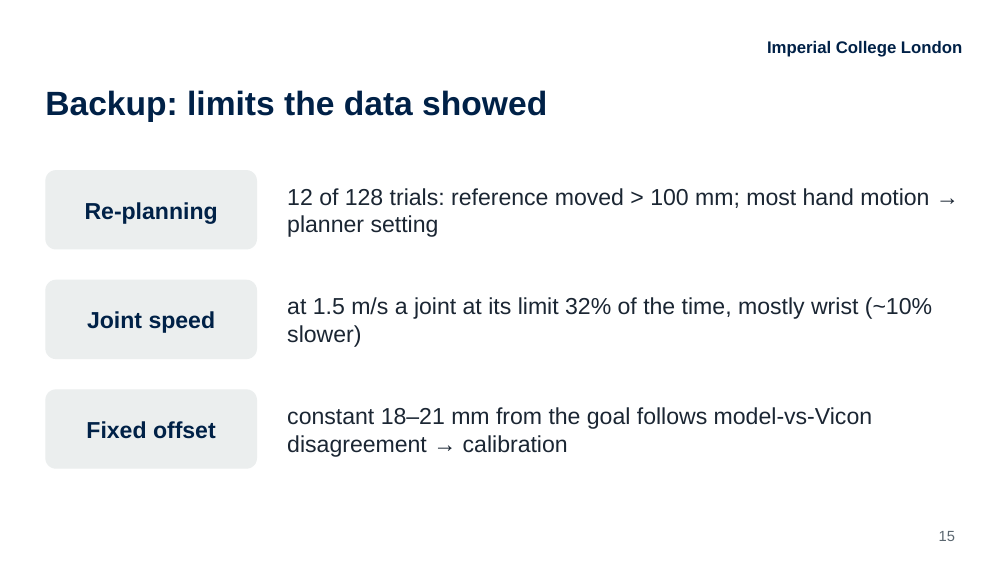
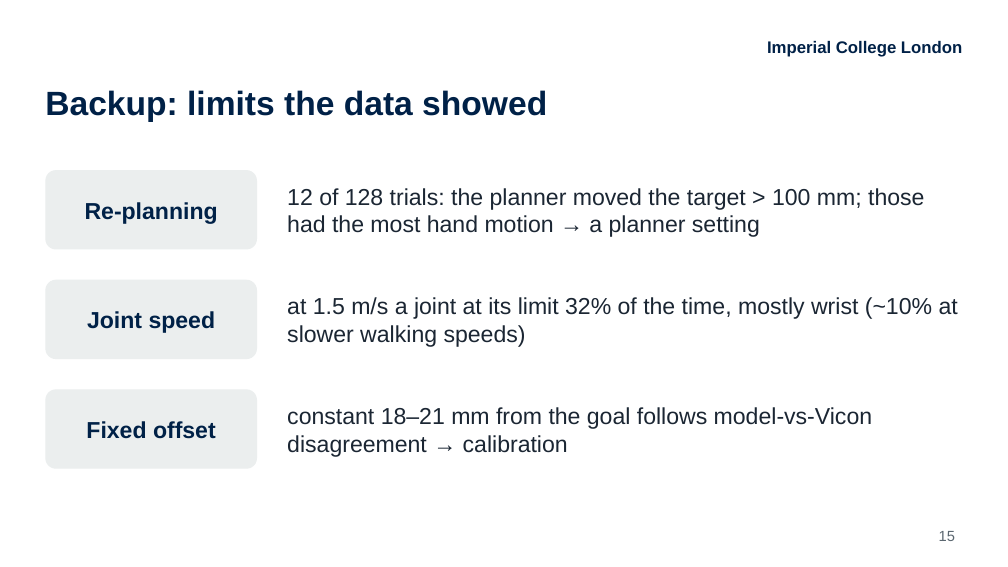
Before and after one commit to fechachris4/HumanSL_MAIN, a slide deck: slide 15 of presentation/World_Stable_Supernumerary_Effectors_Akabueze.pptx. Drawn at 1008x567 pixels with LibreOffice and Linux fonts; fonts in the diff are those of the drawing. Boxes give left, top, right and bottom in pixels: in the first picture for what was removed or moved away, otherwise in the second. Text is boxed around its words. In the diff, an @@ line names an element or a change of style, - is before the commit and + after.

```diff
--- a/presentation/World_Stable_Supernumerary_Effectors_Akabueze.pptx
+++ b/presentation/World_Stable_Supernumerary_Effectors_Akabueze.pptx
@@ text at [287,188,924,237]: text changed @@
-12 of 128 trials: reference moved > 100 mm; most hand motion → planner setting
+12 of 128 trials: the planner moved the target > 100 mm; those had the most hand motion → a planner setting
@@ text at [287,297,958,347]: text changed @@
-at 1.5 m/s a joint at its limit 32% of the time, mostly wrist (~10% slower)
+at 1.5 m/s a joint at its limit 32% of the time, mostly wrist (~10% at slower walking speeds)
```
Also in this commit, not shown: 9 other slides changed, 1 other file.
